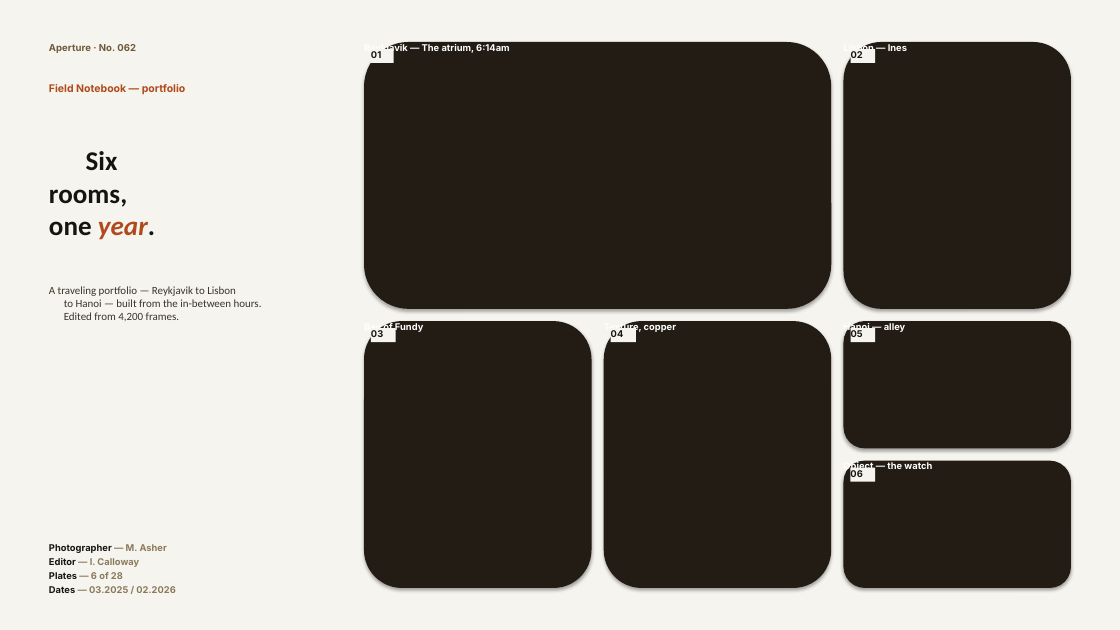
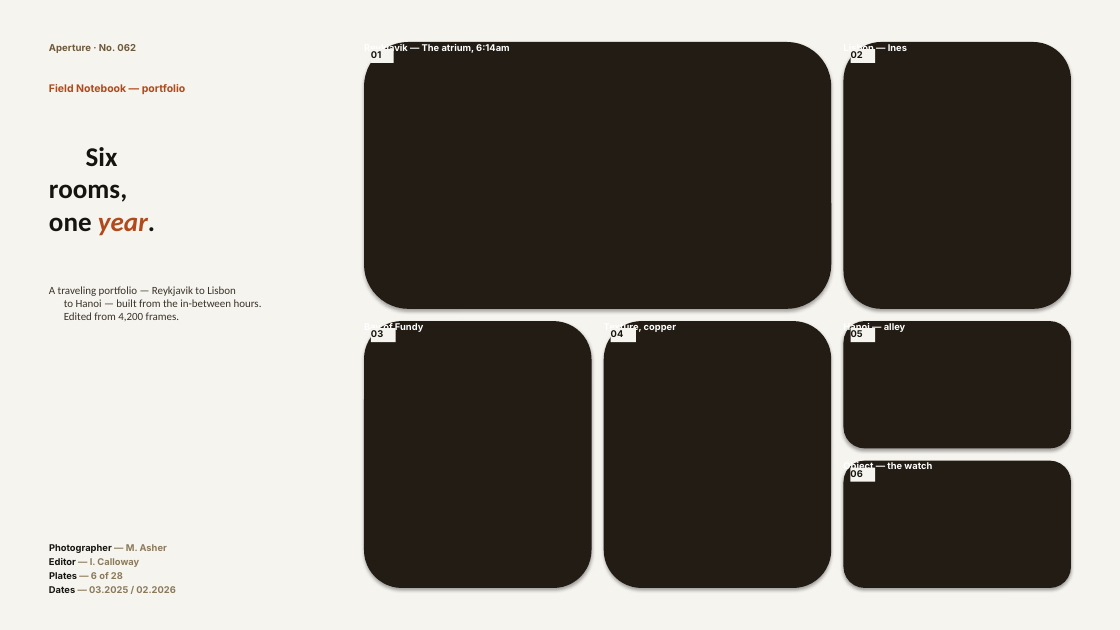
Before and after one commit to vamsiramakrishnan/pixelpitch, a slide deck: slide 47 of _bench/corpus/divergent-deck.pptx. Drawn at 1120x630 pixels with LibreOffice and Linux fonts; fonts in the diff are those of the drawing. Boxes give left, top, right and bottom in pixels: in the first picture for what was removed or moved away, otherwise in the second. Text is boxed around its words. In the diff, an @@ line names an element or a change of style, - is before the commit and + after.

```diff
--- a/_bench/corpus/divergent-deck.pptx
+++ b/_bench/corpus/divergent-deck.pptx
@@ text "Six": place and size @@
-text "Six" at [49,151,155,240]
+text "Six" at [49,147,155,236]
```
Also in this commit, not shown: 32 other slides changed, 2 other files.
